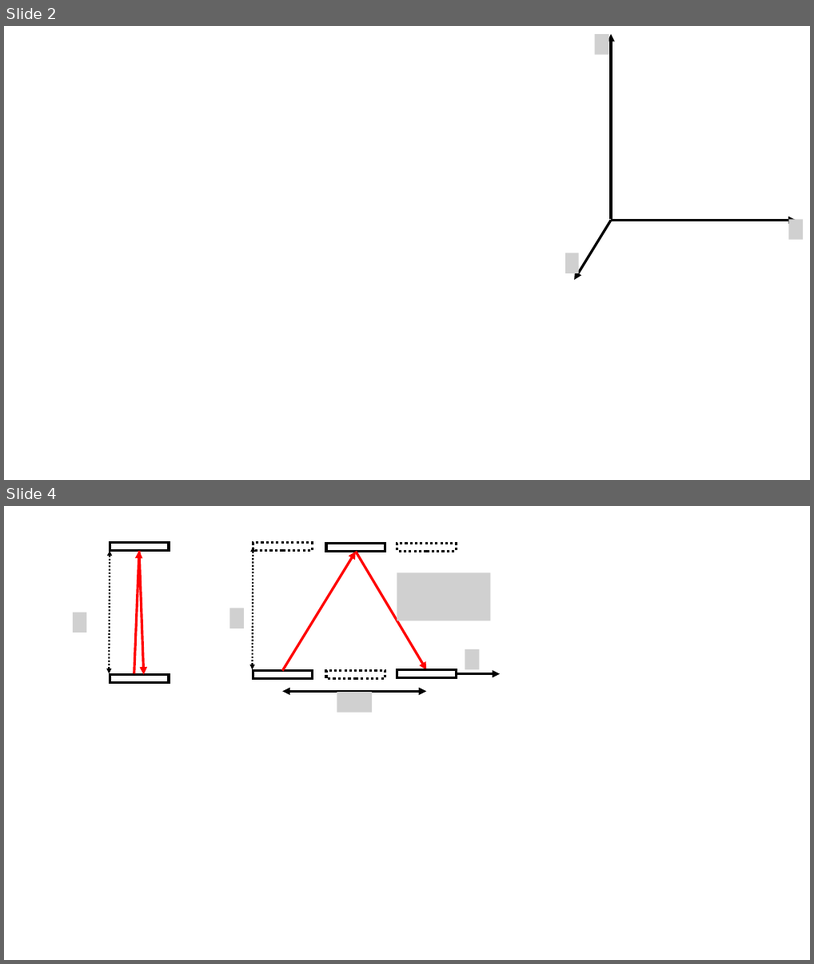
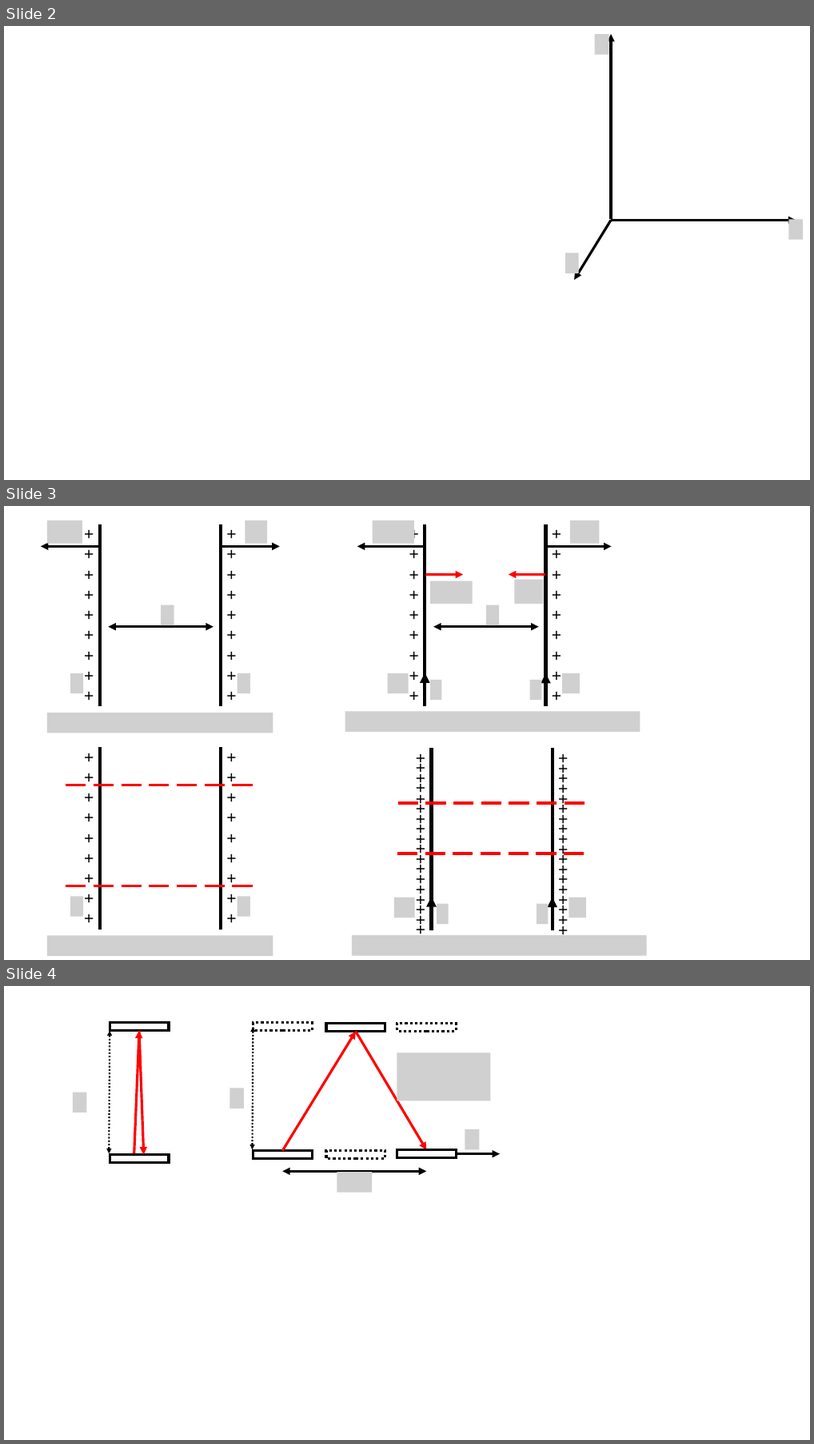
Before and after one commit to OSTP/PhysicsArtofModelling, a slide deck: tex/figures/SpecialRelativity/Figures.pptx. Shown one above the other, each under a label of ours: slides 2 and 4 before the commit, slides 2, 3 and 4 after it; the slides between them are not shown. The pictures are 814x964 and 814x1444 pixels, drawn with LibreOffice and Linux fonts; fonts in the diff are those of the drawing; grey boxes stand for pictures. Boxes give left, top, right and bottom in pixels: in the first picture for what was removed or moved away, otherwise in the second. Text is boxed around its words. In the diff, an @@ line names an element or a change of style, - is before the commit and + after.

```diff
--- a/tex/figures/SpecialRelativity/Figures.pptx
+++ b/tex/figures/SpecialRelativity/Figures.pptx
@@ slide 3 added at <box>4,506,810,960</box>, background #FFFFFF @@
@@ group added at <box>345,520,641,732</box>: 10 pictures, 6 arrows, 2 lines, 2 texts, 1 double arrow @@
++++++++++
++++++++++
@@ group added at <box>41,520,280,733</box>: 6 pictures, 2 lines, 2 texts, 2 arrows, 1 double arrow @@
++++++++++
++++++++++
@@ group added at <box>352,744,647,956</box>: 5 pictures, 4 lines, 4 texts, 2 arrows @@
++++++++++
++++++++++
++++++++++
++++++++++
@@ group added at <box>47,743,274,956</box>: 4 lines, 3 pictures, 2 texts @@
++++++++++
++++++++++
```
Also in this commit, not shown: 1 other slide added, 1 slide removed, 3 other files.
